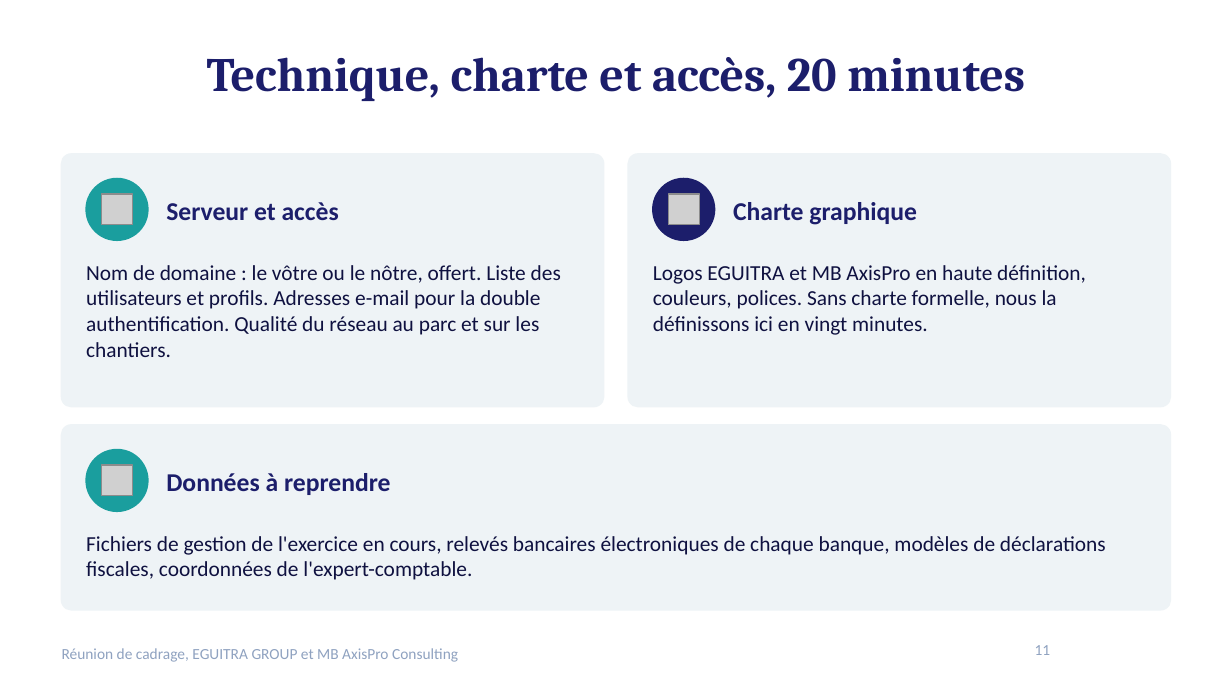
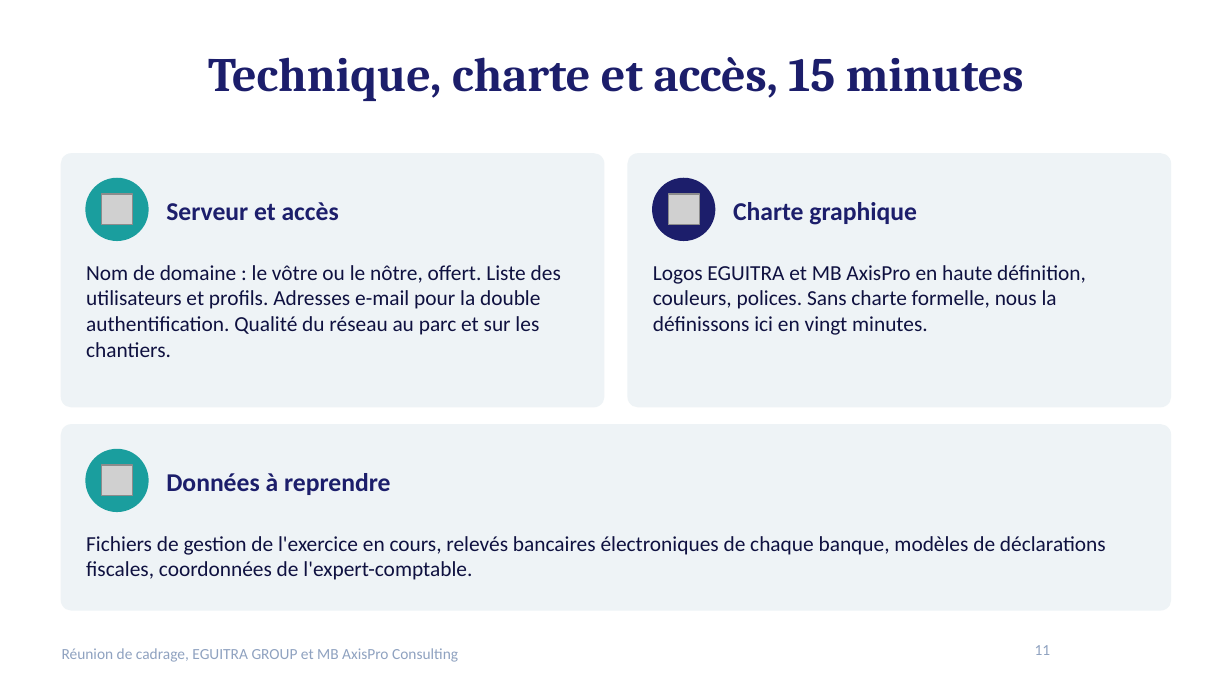
Before and after one commit to MadigbeK/EGUITRA, a slide deck: slide 11 of docs/offre/cadrage/Reunion_de_cadrage_EGUITRA.pptx. Drawn at 1232x693 pixels with LibreOffice and Linux fonts; fonts in the diff are those of the drawing; grey boxes stand for pictures; background and template pictures are left out. Boxes give left, top, right and bottom in pixels: in the first picture for what was removed or moved away, otherwise in the second. Text is boxed around its words. In the diff, an @@ line names an element or a change of style, - is before the commit and + after.

```diff
--- a/docs/offre/cadrage/Reunion_de_cadrage_EGUITRA.pptx
+++ b/docs/offre/cadrage/Reunion_de_cadrage_EGUITRA.pptx
@@ title at (208,57,1024,101): text changed @@
-Technique, charte et accès, 20 minutes
+Technique, charte et accès, 15 minutes
```
Also in this commit, not shown: 7 other slides changed, 9 other files.
